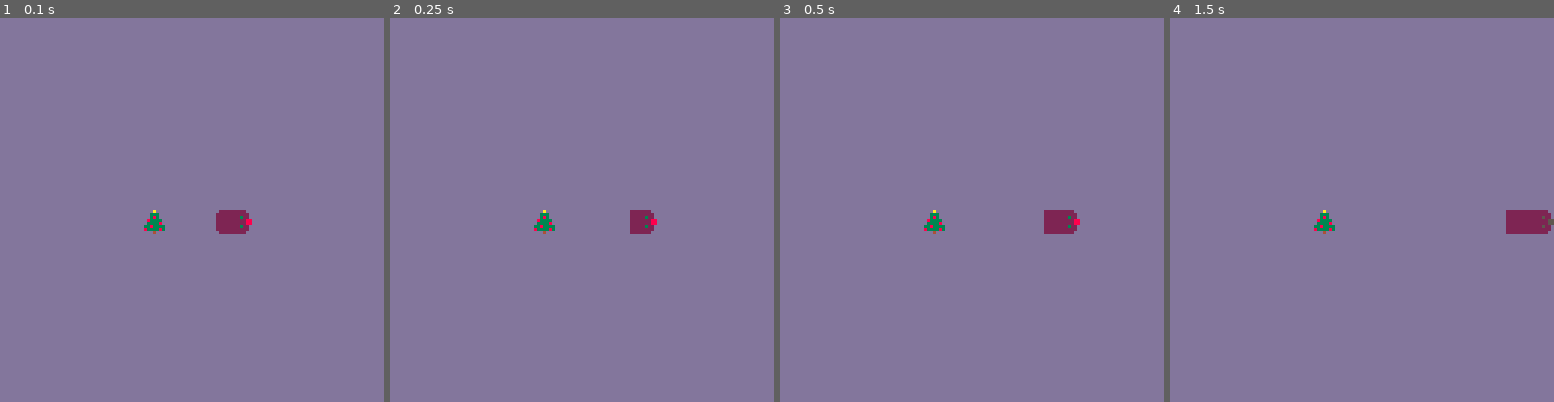
Above: before the commit, frames 1-4 (left to right).
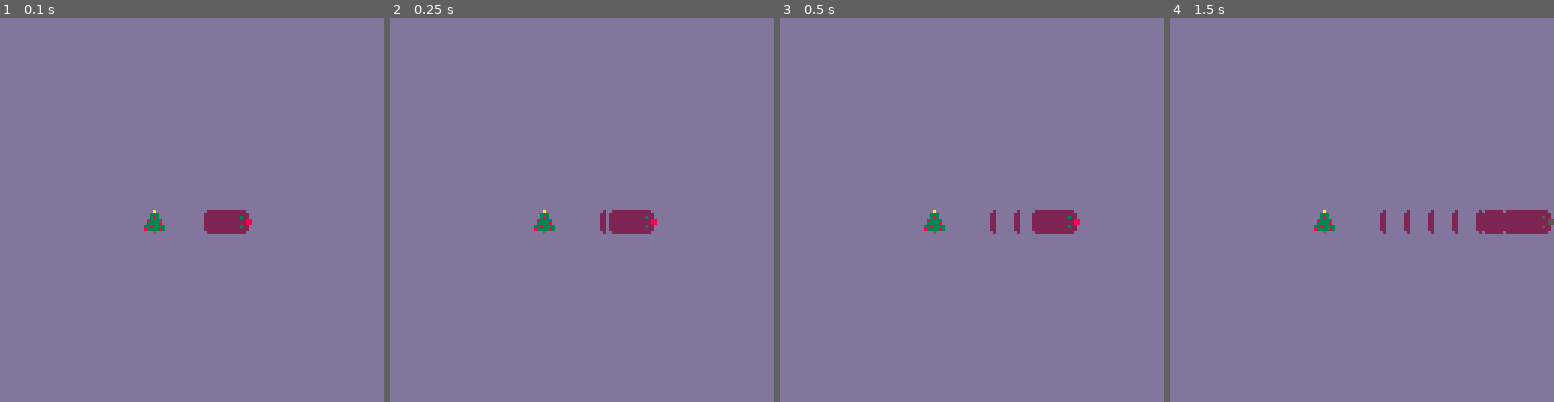
Above: after the commit, the same moments.

Repository: gigamonkey/pico-8
Game: PICO-8 cartridge snake.p8
Two runs of this game, one before a commit and one after it. Both use one fixed random seed, a clock stepped at 60 frames per second and the inputs below.
Inputs:
- Up to frame 1 (0.1 s): no input
- Up to frame 2 (0.25 s): no input
- Up to frame 3 (0.5 s): no input
- Up to frame 4 (1.5 s): no input

The runs differ from the first frame. In frame 1, 0.2% of the frame differs, in the area x 53-58%, y 50-57%; in frame 2, 0.4%; in frame 3, 0.4%; in frame 4, 0.8%, in the area x 54-88%, y 50-57%.

Commit message:
Kinda working smooth tail but leaves droppings.

Diff:
--- a/snake.lua
+++ b/snake.lua
@@ -78,12 +78,35 @@
   local proportion = snake.frames_into_head * snake.speed / 30
   local offset = (1 - proportion)
 
+  -- Erase tail in proportion to how much we've moved. Actually done
+  -- by clearing the cell and then redrawing the tail slightly offset.
+  --rectfill(0, 0, 128, 24, 2)
+
+  local old_tail = previous_tail(snake)
+  if old_tail ~= nil then
+    local new_tail = tail(snake)
+    local td = { dx = new_tail.x - old_tail.x, dy = new_tail.y - old_tail.y }
+
+    spr(0, old_tail.x * 8, old_tail.y * 8)
+    --print("Clear  x: " .. old_tail.x * 8 .. "; y: " .. old_tail.y * 8, 0, 0, 1)
+
+    local tx = old_tail.x + (td.dx * proportion)
+    local ty = old_tail.y + (td.dy * proportion)
+
+    --print("Draw x: " .. (tx * 8) .. "; y: " .. (ty * 8), 0, 8, 1)
+    spr(1, tx * 8, ty * 8)
+  end
+
+  -- Draw head offset back from where it would be if we were all the
+  -- way into the current head cell in proportion to how much we've
+  -- moved.
   local hd = head(snake)
+  --print("Head  x: " .. hd.x * 8 .. "; y: " .. hd.y * 8, 0, 16, 1)
   local sprite = heads[snake.direction] + ((snake.dead and 4) or 0)
   local x = 8 * (hd.x - (snake.direction.dx * offset))
   local y = 8 * (hd.y - (snake.direction.dy * offset))
-
   spr(sprite, x, y)
+
 end
 
 -- The rest of the code
@@ -102,34 +125,25 @@
 function clear_tail(snake, cell)
   grid[to_index(cell)] = GRASS
   spr(0, cell.x * 8, cell.y * 8)
-  --local d = tail_direction(snake)
   snake.tail = (snake.tail + 1) % SIZE2D
-  --local new_tail = tail(snake)
-  --spr(0, new_tail.x * 8, new_tail.y * 8)
-  --spr(21 + d, new_tail.x * 8, new_tail.y * 8)
 end
 
 function tail_direction(snake)
-  local t = tail(snake)
-  local n = snake.segments[(snake.tail + 1) % SIZE2D]
-  local dx = n.x - t.x
-  local dy = n.y - t.y
-  if dx == 0 then
-    return (dy == -1 and 0) or 1
-  else
-    return (dx == -1 and 2) or 3
-  end
+  local old = previous_tail(snake)
+  local new = tail(snake)
+  return { dx = new.x - old.x, dy = new.y - old.y }
 end
 
 function head(snake)
-  local is_nil = snake.segments[snake.head - 1] == nil
-  local i = (snake.head + (SIZE2D - 1)) % SIZE2D
-  --print(snake.head .. "; i: " .. i .. "; head is nil: " .. tostring(is_nil))
   return snake.segments[(snake.head + (SIZE2D - 1)) % SIZE2D]
 end
 
 function tail(snake)
   return snake.segments[snake.tail]
+end
+
+function previous_tail(snake)
+  return snake.segments[(snake.tail + (SIZE2D - 1)) % SIZE2D]
 end
 
 function current_cell(snake)
@@ -171,7 +185,6 @@
   local proportion = snake.frames_into_head * snake.speed / 30
 
   if proportion >= 1 then
-    -- all the way into the current head.
     apply_next_turn(snake)
     old_head = head(snake)
     new_head = next_cell(old_head, snake.direction)
